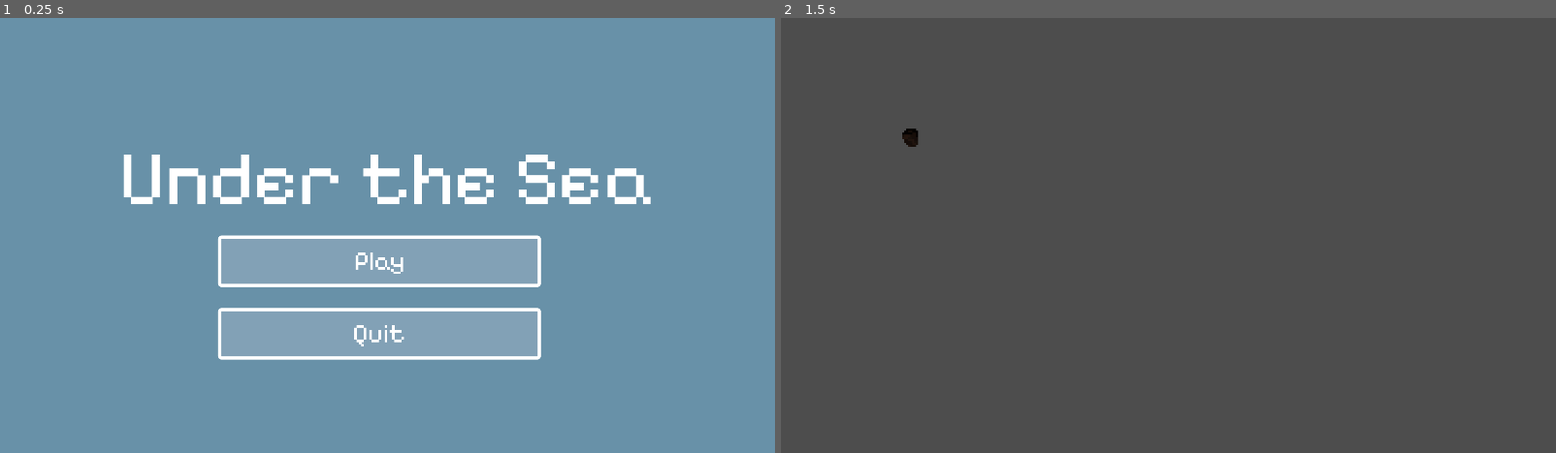
Above: before the commit, frames 1-2 (left to right).
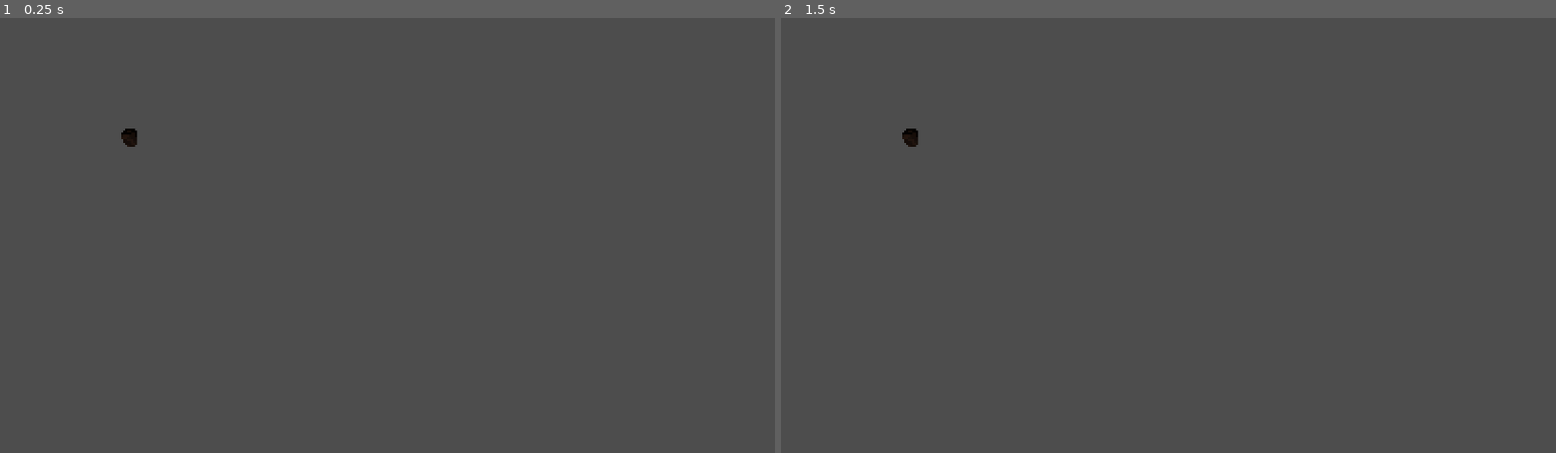
Above: after the commit, the same moments.

Repository: wondertrash/underthesea
Game: Godot game, scene res://lotus.tscn
Same seed, same stepped clock (60 frames per second), same inputs: the game is played once before the commit and once after it. Before the commit the project starts from res://mainmenu.tscn.
Inputs (mouse positions are in pixels of both pictures, inside the frame that each line leads up to):
- Up to frame 1 (0.25 s): no input
- Up to frame 2 (1.5 s): click (1160, 261) at 0.5 s, where only the run before the commit has a clickable "Play"; tap Enter at 1.25 s; hold Space (grow) from 1.28 s (still down)

The runs differ from the first frame. In frame 1, 100% of the frame differs, in the area x 0-100%, y 0-100%; in frame 2, nothing differs.

Commit message:
waves png

Diff:
--- a/under-the-sea/project.godot
+++ b/under-the-sea/project.godot
@@ -11,7 +11,7 @@
 [application]
 
 config/name="Under The Sea"
-run/main_scene="uid://t8du3py5fg7u"
+run/main_scene="uid://do203jc4sj56v"
 config/features=PackedStringArray("4.6", "Forward Plus")
 config/icon="res://icon.svg"
 
Not shown, added: under-the-sea/Assets/wave.png.import
Not shown, added: under-the-sea/Assets/wave2.png.import
